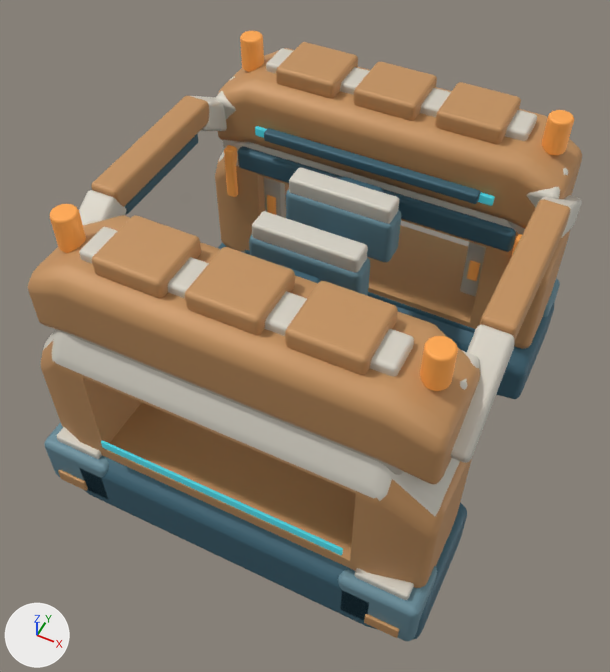
The glTF model space-battleship/assets/planets/facilities_v5/equipment.glb as it was, and as the next commit left it.
Camera for both pictures: a 50 mm lens placed at (1.37, -2.99, 4.19), pointed at (-0.03, -0.19, 0.68). Arrows for +X, +Y and +Z are at lower left; the lights stay in place. The picture after the commit comes second. Where no turn or scale is listed for an object, it has been applied to the vertices.

Objects in the first picture: 'Broad ochre crown tile', 'Broad ochre crown tile.001', 'Broad ochre crown tile.002', 'Broad ochre crown tile.003', 'Broad ochre crown tile.004', 'Broad ochre crown tile.005', 'Continuous orange load cheek', 'Continuous orange load cheek.001', 'Deep pressure foot wrapped around section', 'Head rail ivory edge', 'Head rail ivory edge.001', 'Open bay orange head rail', 'Open bay orange head rail.001', 'Portal crown edge', 'Portal crown edge.001' and 39 more.
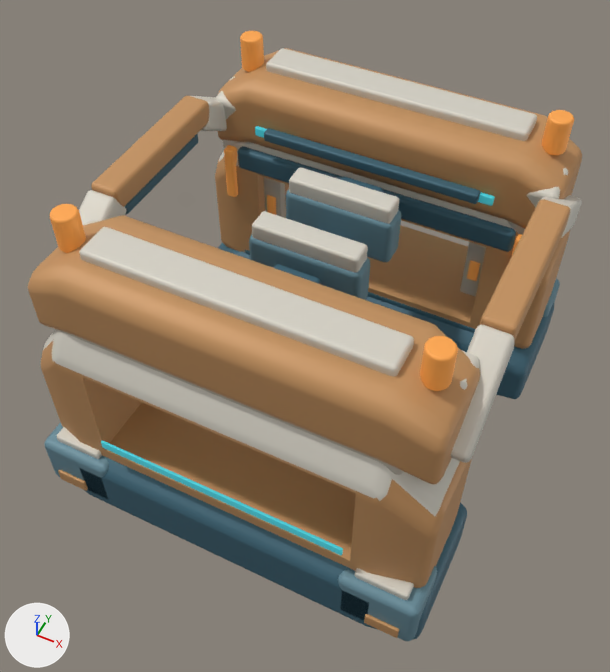
Commit message: Keep workshop crown load rails continuous

Pixel boxes [x1, y1, x2, y2] of what changed, in the pictures (610 x 672 px):
'Broad ochre crown tile.002', deleted (orange)
    before: [285, 281, 398, 375]
'Broad ochre crown tile.001', deleted (orange)
    before: [185, 247, 295, 335]
'Broad ochre crown tile', deleted (orange)
    before: [92, 215, 201, 298]
'Broad ochre crown tile.005', deleted (orange)
    before: [435, 82, 521, 144]
'Broad ochre crown tile.004', deleted (orange)
    before: [353, 62, 437, 121]
'Broad ochre crown tile.003', deleted (orange)
    before: [276, 42, 358, 98]
'Head rail ivory edge', unchanged, uncovered by the edit
    both: [79, 227, 414, 377]
'Head rail ivory edge.001', unchanged, uncovered by the edit
    both: [266, 48, 537, 141]

The change, as a list of edits to the scene's bpy script:
```text
Remove ob_broad_ochre_crown_tile:
    ob_broad_ochre_crown_tile = bpy.data.objects.new('Broad ochre crown tile', me_cube_048)
    ob_broad_ochre_crown_tile.location = (-0.47, -0.85, 1.65)
Remove ob_broad_ochre_crown_tile_001:
    ob_broad_ochre_crown_tile_001 = bpy.data.objects.new('Broad ochre crown tile.001', me_cube_049)
    ob_broad_ochre_crown_tile_001.location = (0.0, -0.85, 1.65)
Remove ob_broad_ochre_crown_tile_002:
    ob_broad_ochre_crown_tile_002 = bpy.data.objects.new('Broad ochre crown tile.002', me_cube_050)
    ob_broad_ochre_crown_tile_002.location = (0.47, -0.85, 1.65)
Remove ob_broad_ochre_crown_tile_003:
    ob_broad_ochre_crown_tile_003 = bpy.data.objects.new('Broad ochre crown tile.003', me_cube_055)
    ob_broad_ochre_crown_tile_003.location = (-0.47, 0.85, 1.65)
Remove ob_broad_ochre_crown_tile_004:
    ob_broad_ochre_crown_tile_004 = bpy.data.objects.new('Broad ochre crown tile.004', me_cube_056)
    ob_broad_ochre_crown_tile_004.location = (0.0, 0.85, 1.65)
Remove ob_broad_ochre_crown_tile_005:
    ob_broad_ochre_crown_tile_005 = bpy.data.objects.new('Broad ochre crown tile.005', me_cube_057)
    ob_broad_ochre_crown_tile_005.location = (0.47, 0.85, 1.65)
```
